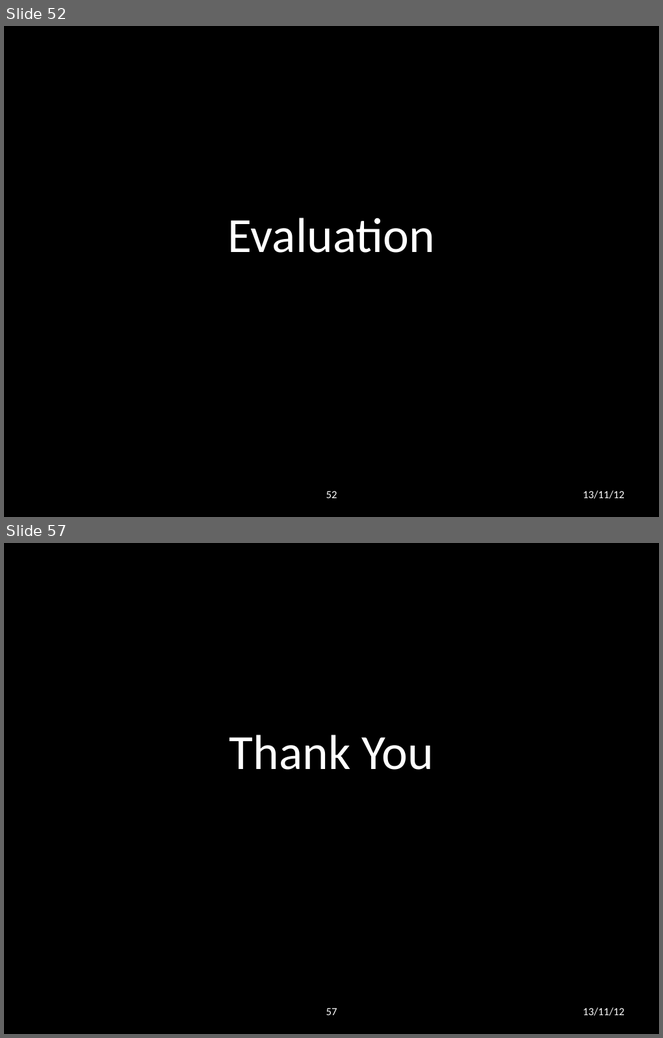
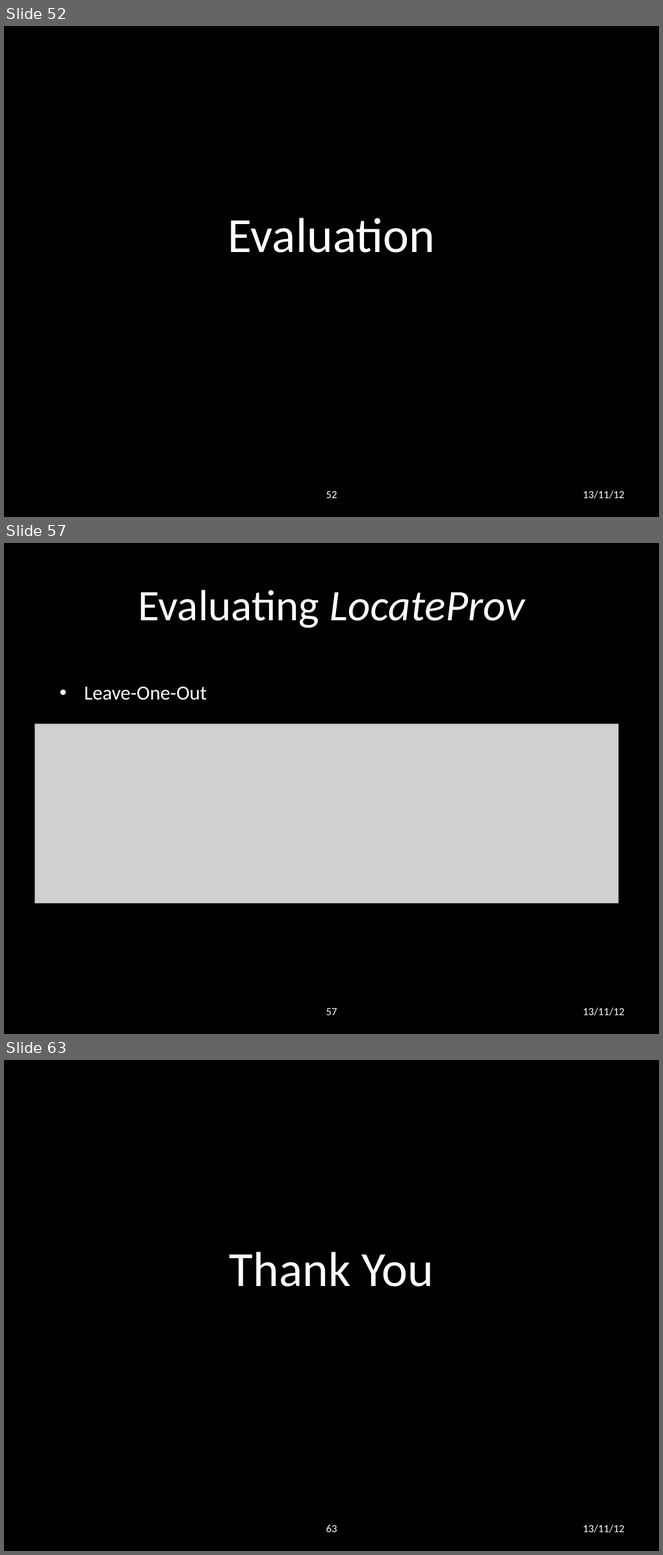
Before and after one commit to lwheng/fyp, a slide deck: presentation/final presentation.pptx. Shown one above the other, each under a label of ours: slides 52 and 57 before the commit, slides 52, 57 and 63 after it; the slides between them are not shown. The pictures are 663x1038 and 663x1555 pixels, drawn with LibreOffice and Linux fonts; fonts in the diff are those of the drawing; grey boxes stand for pictures; background and template pictures are left out. Boxes give left, top, right and bottom in pixels: in the first picture for what was removed or moved away, otherwise in the second. Text is boxed around its words. In the diff, an @@ line names an element or a change of style, - is before the commit and + after.

```diff
--- a/presentation/final presentation.pptx
+++ b/presentation/final presentation.pptx
@@ slide 57 added at <box>4,543,659,1034</box>, background picture (left out) @@
@@ title added at <box>138,590,525,628</box>, 48 pt, text #FFFFFF @@
+Evaluating LocateProv
@@ text added at <box>84,687,207,700</box>, 22 pt, text #FFFFFF @@
+• Leave-One-Out
@@ picture added at <box>35,724,620,903</box> @@
@@ page number added at <box>326,1008,337,1016</box>, 12 pt, text #FFFFFF @@
+57
@@ text added at <box>583,1008,625,1016</box>, 12 pt, text #FFFFFF @@
+13/11/12
@@ what was slide 57 is now slide 63 @@
@@ page number at <box>326,1525,337,1533</box>: text changed @@
-57
+63
```
Also in this commit, not shown: 4 slides changed, 5 other slides added.
